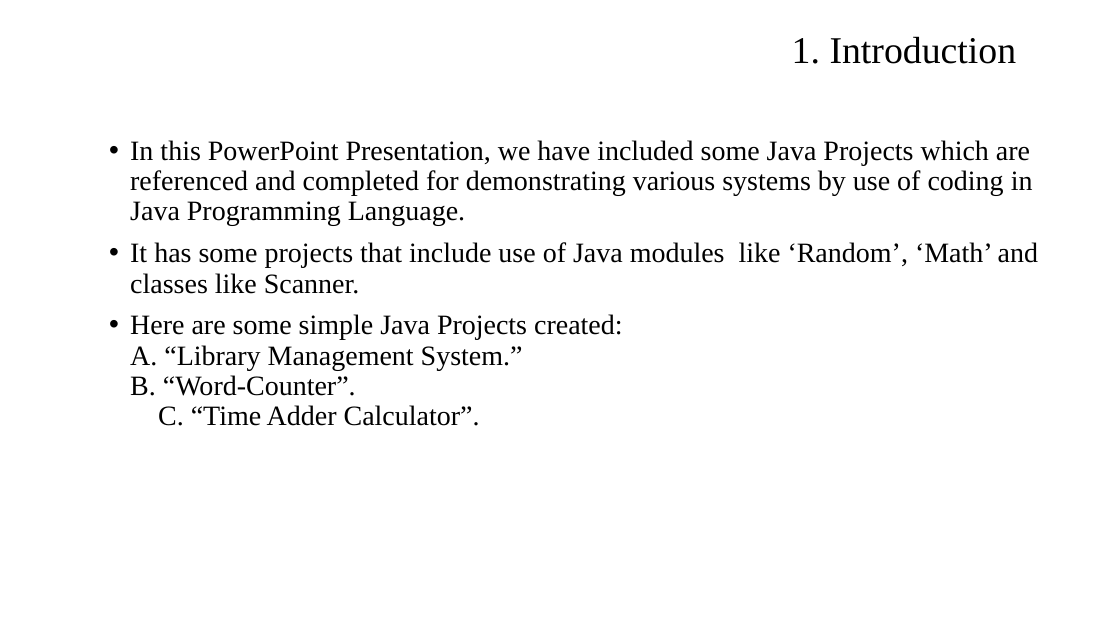
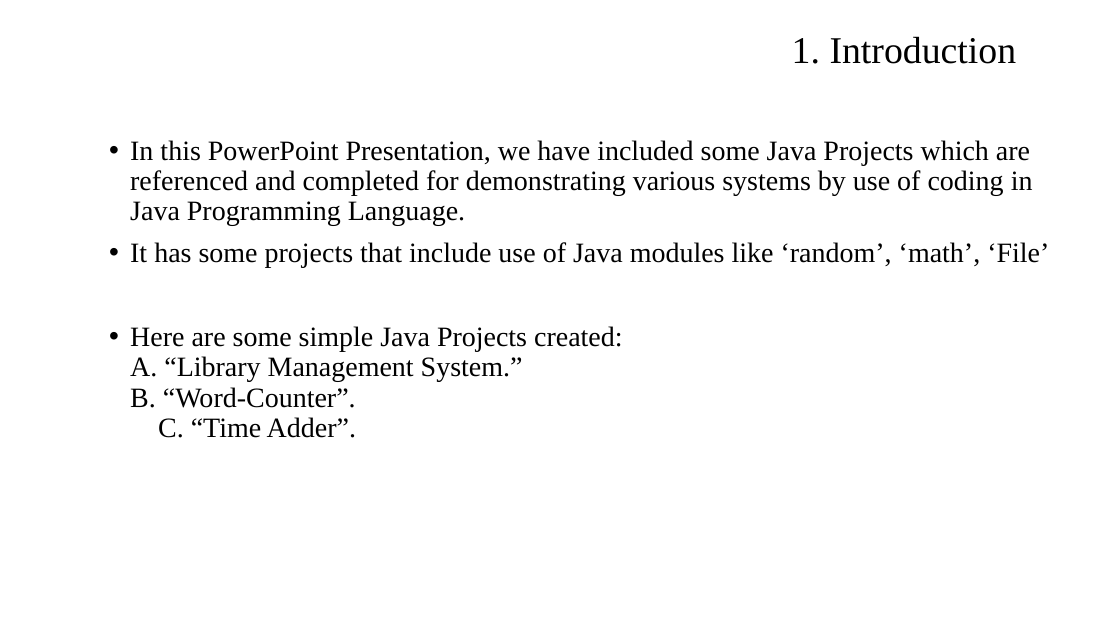
Before and after one commit to MPraneet/Java-files, a slide deck: slide 2 of Java Projects.pptx. Drawn at 1120x630 pixels with LibreOffice and Linux fonts; fonts in the diff are those of the drawing; background and template pictures are left out. Boxes give left, top, right and bottom in pixels: in the first picture for what was removed or moved away, otherwise in the second. Text is boxed around its words. In the diff, an @@ line names an element or a change of style, - is before the commit and + after.

Commit message:
Java_Projects
Core Java Projects

```diff
--- a/Java Projects.pptx
+++ b/Java Projects.pptx
@@ text at [130,242,1049,438]: text changed @@
-• It has some projects that include use of Java modules like ‘Random’, ‘Math’ and classes like Scanner.
-• Here are some simple Java Projects created: A. “Library Management System.” B. “Word-Counter”. C. “Time Adder Calculator”.
+• It has some projects that include use of Java modules like ‘random’, ‘math’, ‘File’
+• Here are some simple Java Projects created: A. “Library Management System.” B. “Word-Counter”. C. “Time Adder”.
```
Also in this commit, not shown: 8 other slides changed, 1 slide removed, 2 other files.
